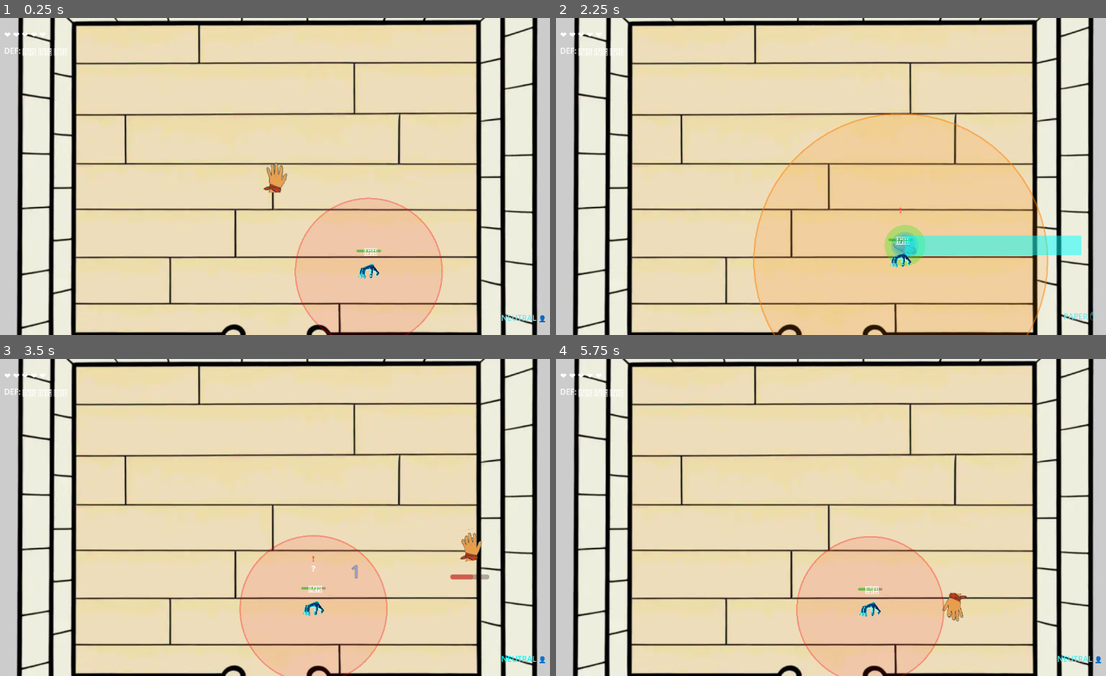
Above: before the commit, frames 1-4 (two rows, left to right).
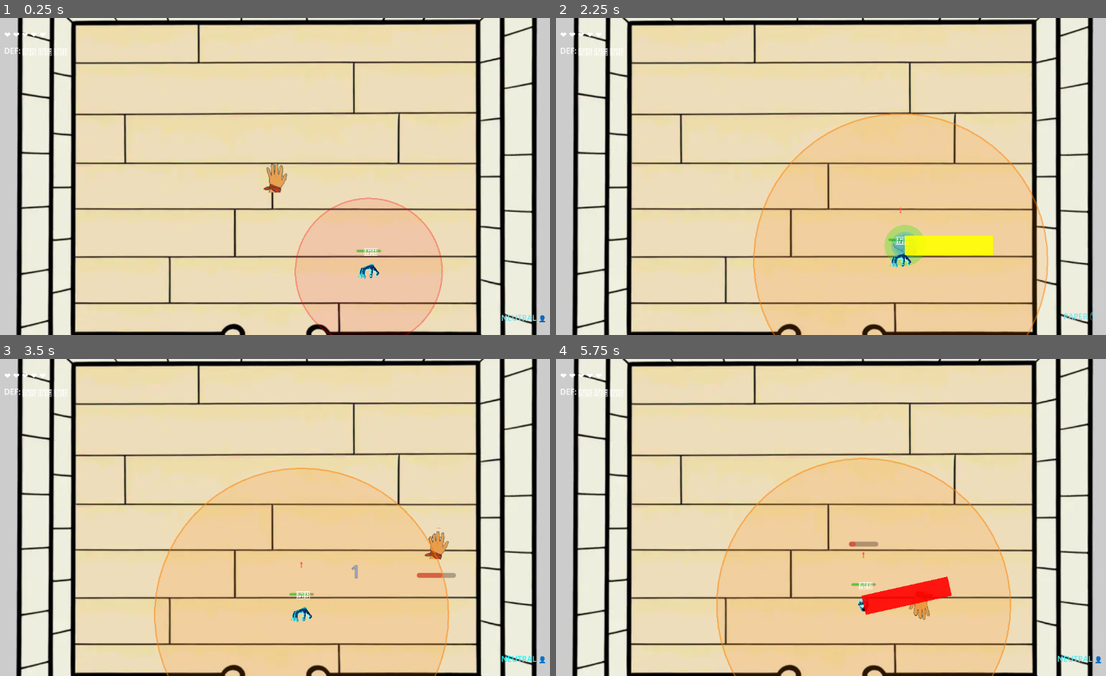
Above: after the commit, the same moments.

Repository: LouisZCode/rogue_hands_action_v1
Game: Godot game, scene res://scenes/main.tscn
Same seed, same stepped clock (60 frames per second), same inputs: the game is played once before the commit and once after it.
Inputs:
- Up to frame 1 (0.25 s): no input
- Up to frame 2 (2.25 s): hold Right (move_right) 0.53-1.28 s; tap Space (attack) at 0.6, 1.35 s; hold Down (move_down) 1.28-2.03 s; hold Right (move_right) from 2.03 s (still down); hold S (gesture_paper) from 2.03 s (still down)
- Up to frame 3 (3.5 s): tap Space (attack) at 2.3, 3.05 s; release Right (move_right) at 2.78 s; release S (gesture_paper) at 2.78 s; hold Up (move_up) from 2.78 s (still down); tap A (gesture_rock) at 2.85 s
- Up to frame 4 (5.75 s): release Up (move_up) at 3.53 s; hold D (gesture_scissors) 3.53-4.28 s; hold Left (move_left) 3.53-5.03 s; tap Space (attack) at 3.8, 4.35, 5.1 s; tap Enter at 4.25 s; hold Down (move_down) from 5.03 s (still down)

The runs differ from the first frame. In frame 1, 9.4% of the frame differs, in the area x 2-98%, y 0-100%; in frame 2, 11%; in frame 3, 28%; in frame 4, 29%.

Commit message:
Dash lines added

Diff:
--- a/Scripts/DashPreview.gd
+++ b/Scripts/DashPreview.gd
@@ -4,12 +4,9 @@
 # Dash trajectory visualization for both player and enemy
 @export var dash_line_color: Color = Color.BLUE
 @export var dash_line_width: float = 40.0
-@export var dash_line_alpha: float = 0.5
+@export var dash_line_alpha: float = 0.9
 
-# Configuration
-var dash_speed: float = 600.0
-var dash_duration: float = 0.6
-var max_dash_distance: float = 360.0  # dash_speed * dash_duration
+# Configuration - now dynamic, no hardcoded values
 
 func _ready():
 	# Configure line appearance
@@ -17,8 +14,8 @@
 	width = dash_line_width
 	default_color.a = dash_line_alpha
 
-	# Ensure line renders above sprites
-	z_index = 10
+	# Ensure line renders above background but below sprites
+	z_index = 1
 
 	# Hide by default
 	visible = false
@@ -26,10 +23,13 @@
 func show_simple_dash_line(relative_end: Vector2):
 	# Simple line from character center (0,0) to relative end position
 	# Since Line2D is child of character, (0,0) is character center
+	print("DEBUG: DashPreview.show_simple_dash_line called with: ", relative_end)
+	print("DEBUG: DashPreview z_index: ", z_index, " visible: ", visible, " alpha: ", default_color.a)
 	clear_points()
 	add_point(Vector2.ZERO)  # Start at character center
 	add_point(relative_end)  # End at relative position from character
 	visible = true
+	print("DEBUG: DashPreview after setup - visible: ", visible, " point count: ", get_point_count())
 
 # Legacy function for backward compatibility
 func show_dash_trajectory(start_pos: Vector2, direction: Vector2, speed: float, duration: float):
@@ -59,7 +59,7 @@
 	set_line_color(Color.RED)
 
 func set_player_style():
-	# Blue line for player trajectories
-	set_line_color(Color.CYAN)
+	# Bright yellow-green line for player trajectories
+	set_line_color(Color.YELLOW)
 
 # Simplified - use direct character positions
--- a/Scripts/Enemy.gd
+++ b/Scripts/Enemy.gd
@@ -1014,16 +1014,20 @@
 func update_enemy_dash_preview():
 	# Show simple trajectory line from enemy position to target when attacking
 	if not dash_preview:
+		print("DEBUG: Enemy dash_preview node not found!")
 		return
 
 	# Show trajectory only in ATTACKING state with a stance selected
 	if current_state == AIState.ATTACKING and current_stance != Stance.NEUTRAL and player_ref:
-		# Calculate relative position from enemy to target
-		var relative_target = target_attack_position - global_position
+		print("DEBUG: Enemy showing dash line - state: ", AIState.keys()[current_state], " stance: ", Stance.keys()[current_stance])
+		# Calculate direction to target and apply consistent dash distance
+		var direction_to_target = (target_attack_position - global_position).normalized()
+		var enemy_dash_distance = dash_speed * dash_duration  # 300 * 0.6 = 180 pixels
+		var relative_target = direction_to_target * enemy_dash_distance
 		dash_preview.show_simple_dash_line(relative_target)
 		# Debug: Show exact positions
 		if stance_to_dash_timer > stance_to_dash_delay * 0.8:  # Only print early in attack phase
-			print("ENEMY: Dash line relative vector: ", relative_target, " (from ", global_position, " to ", target_attack_position, ")")
+			print("ENEMY: Dash line relative vector: ", relative_target, " (consistent distance: ", enemy_dash_distance, "px)")
 	else:
 		# Hide trajectory if not in attacking state
 		dash_preview.hide_dash_trajectory()
--- a/Scripts/Player.gd
+++ b/Scripts/Player.gd
@@ -4,7 +4,7 @@
 # Movement variables
 @export var speed: float = 200.0
 @export var dash_speed: float = 600.0
-@export var dash_duration: float = 0.6  # Doubled for increased dash distance
+@export var dash_duration: float = 0.3  # Half of enemy dash distance
 
 # Movement interpolation
 @export var acceleration: float = 800.0  # Units per second squared (4x speed for responsive feel)
@@ -910,10 +910,12 @@
 func update_dash_preview():
 	# Show simple dash line when in combat stance and ready to attack
 	if not dash_preview:
+		print("DEBUG: dash_preview node not found!")
 		return
 
 	# Only show dash preview if in combat stance, not stunned, not dashing, and cooldown ready
 	if current_stance != Stance.NEUTRAL and not is_stunned and not is_dashing and attack_cooldown_timer <= 0:
+		print("DEBUG: Player showing dash line - stance: ", Stance.keys()[current_stance], " cooldown: ", attack_cooldown_timer)
 		# Check if holding direction keys to determine if player wants to attack
 		var input_direction = Vector2.ZERO
 		if Input.is_action_pressed("move_up"):
@@ -933,9 +935,10 @@
 			# Show aim line in the direction player is currently facing (entering_stance_direction)
 			aim_direction = Vector2.from_angle(deg_to_rad(entering_stance_direction))
 
-		# Calculate relative end position and show simple line
-		var dash_distance = dash_speed * dash_duration  # 600 * 0.6 = 360 pixels
+		# Calculate relative end position using actual player stats
+		var dash_distance = dash_speed * dash_duration  # 600 * 0.3 = 180 pixels
 		var relative_end = aim_direction.normalized() * dash_distance
+		print("DEBUG: Player calling show_simple_dash_line with relative_end: ", relative_end)
 		dash_preview.show_simple_dash_line(relative_end)
 	else:
 		# Hide trajectory if not in combat stance or conditions not met
--- a/scenes/Enemy.tscn
+++ b/scenes/Enemy.tscn
@@ -137,7 +137,6 @@
 show_percentage = false
 
 [node name="DashPreview" type="Line2D" parent="."]
-z_index = 10
 script = ExtResource("3_dash_preview_script")
 
 [node name="AudioPlayer" type="AudioStreamPlayer2D" parent="."]
--- a/scenes/Player.tscn
+++ b/scenes/Player.tscn
@@ -201,7 +201,6 @@
 show_percentage = false
 
 [node name="DashPreview" type="Line2D" parent="."]
-z_index = 10
 script = ExtResource("9_dash_preview_script")
 
 [node name="Camera2D" type="Camera2D" parent="."]
--- a/scenes/main.tscn
+++ b/scenes/main.tscn
@@ -14,7 +14,7 @@
 [node name="Main" type="Node2D"]
 
 [node name="RoomTest2" type="Sprite2D" parent="."]
-position = Vector2(-3.20077e-05, 1.99998)
+position = Vector2(-1.00003, 0.99998)
 scale = Vector2(1.4725, 1.55667)
 texture = ExtResource("1_jyhfs")
 
Not shown, added: BEST_PRACTICES.md
